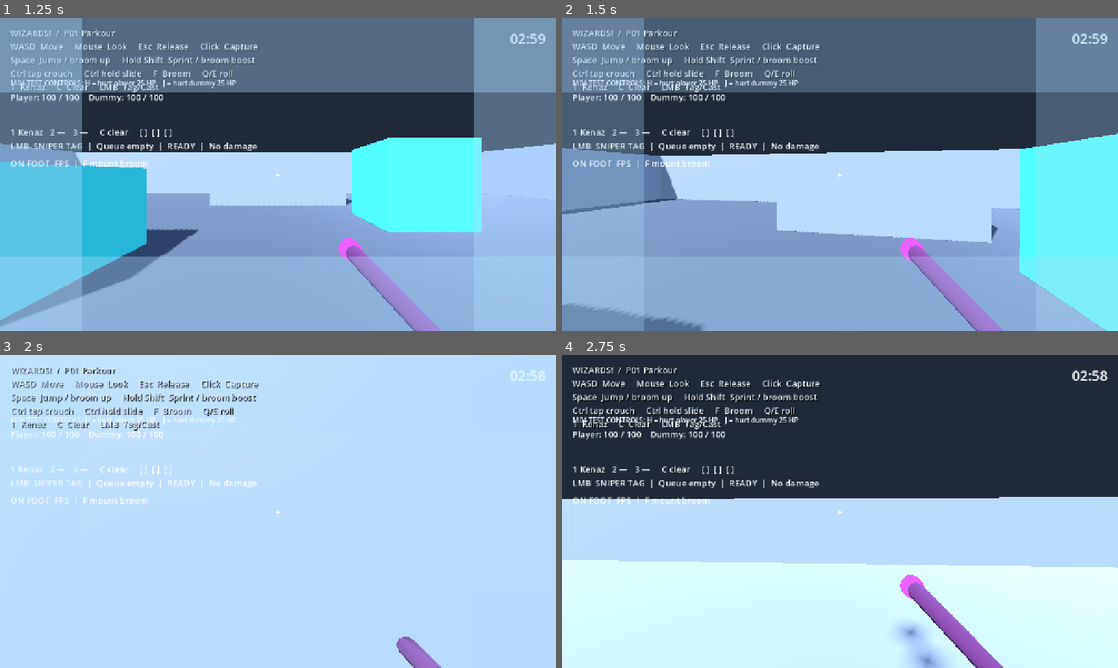
Above: before the commit, frames 1-4 (two rows, left to right).
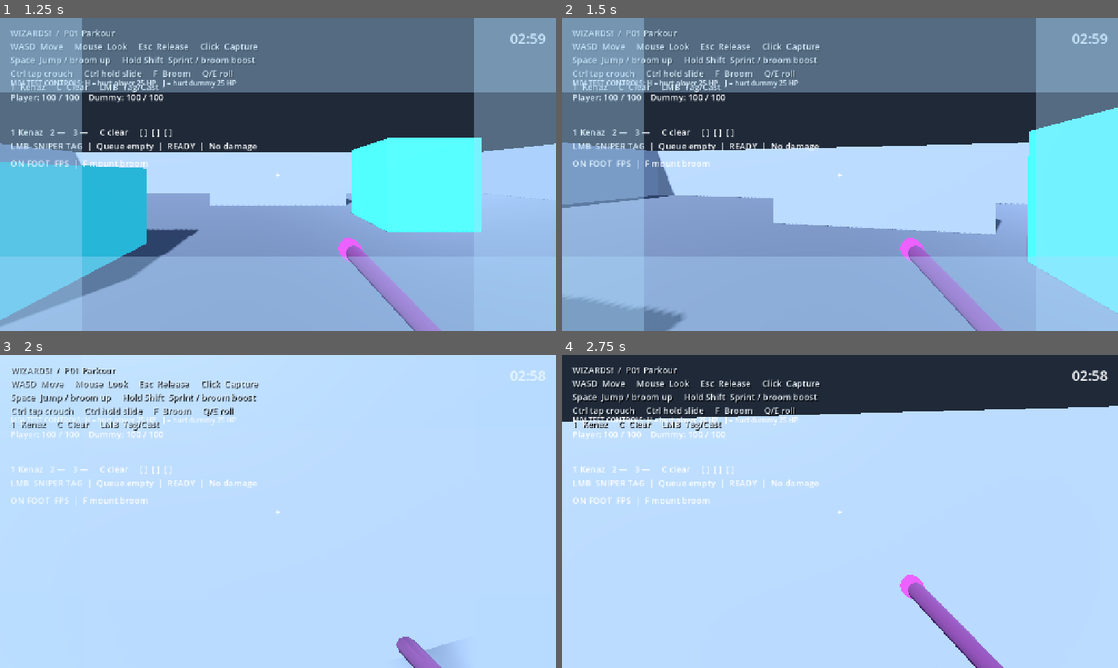
Above: after the commit, the same moments.

Repository: Addersoft/MAGICIDE-
Game: Godot game, scene res://scenes/boot/main.tscn
Two runs of this game, one before a commit and one after it. Both use one fixed random seed, a clock stepped at 60 frames per second and the inputs below.
Inputs (mouse positions are in pixels of both pictures, inside the frame that each line leads up to):
- Up to frame 1 (1.25 s): tap Enter at 0.5 s; move the mouse to (305, 174) at 0.52 s; hold W (move_forward) from 0.53 s (still down); hold Shift (sprint) from 0.53 s (still down); click (305, 174) at 0.67 s; tap Space (jump) at 0.77, 0.8, 1.07 s
- Up to frame 2 (1.5 s): keep holding W (move_forward); move the mouse to (812, 174) at 1.27 s; release Shift (sprint) at 1.28 s; tap Space (jump) at 1.35 s
- Up to frame 3 (2 s): keep holding W (move_forward); tap Space (jump) at 1.52, 1.82 s; tap Shift (sprint) at 1.55 s
- Up to frame 4 (2.75 s): keep holding W (move_forward); move the mouse to (851, 505) at 2.02 s; hold Ctrl (crouch_modifier) from 2.03 s (still down); tap Space (jump) at 2.3 s

Frame 1 is identical in both runs. In frame 2, 6.7% of the frame differs, in the area x 0-100%, y 4-100%; in frame 3, 0.3%; in frame 4, 58%, in the area x 0-100%, y 16-100%.

Commit message:
Parkour: Q/E roll restored (0.55s CD), reliable Shift+Space sprint-jump

Diff:
--- a/scripts/movement/parkour_motor.gd
+++ b/scripts/movement/parkour_motor.gd
@@ -1,18 +1,16 @@
 extends Node
-## Computes locomotion velocity; PlayerController alone invokes body movement.
-## Priority: Jump (incl. slide-jump / sprint-jump) > Roll > Slide > Ledge > Ground/Air.
-## Combat never gates movement; movement never gates combat.
+## Priority: Jump (sprint/slide) > Roll (Q/E) > Slide > Ledge > Ground/Air.
 @export_range(9.0, 30.0) var speed_cap: float = 24.0
 @export_range(35.0, 150.0) var ground_acceleration: float = 95.0
 @export_range(1.0, 34.0) var ground_braking: float = 28.0
 @export_range(1.0, 40.0) var air_acceleration: float = 22.0
 @export_range(0.1, 10.0) var slide_friction: float = 1.8
-@export_range(0.15, 0.6) var roll_duration: float = 0.38
-@export_range(8.0, 20.0) var roll_speed: float = 14.5
-@export_range(0.5, 3.0) var roll_cooldown_time: float = 0.85
-
-const BUFFER: float = 0.18
-const COYOTE: float = 0.16
+@export_range(0.15, 0.6) var roll_duration: float = 0.42
+@export_range(8.0, 22.0) var roll_speed: float = 16.0
+@export_range(0.3, 3.0) var roll_cooldown_time: float = 0.55
+
+const BUFFER: float = 0.25
+const COYOTE: float = 0.22
 var horizontal: Vector3 = Vector3.ZERO
 var state: String = "GROUND"
 var coyote: float = 0.0
@@ -100,9 +98,12 @@
 	roll_cooldown = roll_cooldown_time
 	_finish_slide()
 	var right: Vector3 = actor.view.horizontal_basis().x
+	var forward: Vector3 = -actor.view.horizontal_basis().z
 	var boost: Vector3 = right * sign * roll_speed
-	var forward_comp: Vector3 = horizontal.slide(right)
-	horizontal = (forward_comp + boost).limit_length(speed_cap)
+	var keep: Vector3 = horizontal.slide(right)
+	if keep.length() < 4.0:
+		keep = forward * maxf(horizontal.length(), 8.0)
+	horizontal = (keep + boost).limit_length(speed_cap)
 	state = "ROLL"
 	return true
 
@@ -195,13 +196,6 @@
 			else:
 				slide_time = maxf(slide_time, 0.4)
 
-	if input.has_method("dodge_requested") and input.dodge_requested() and dodge_cooldown <= 0.0 and roll_time <= 0.0:
-		var dash: Vector3 = wish.normalized() if not wish.is_zero_approx() else -actor.view.horizontal_basis().z
-		horizontal = dash * 14.0
-		dodge_time = 0.18
-		dodge_cooldown = 1.0
-		_finish_slide()
-
 	var wall: Dictionary = probe.side_wall() if not grounded else {}
 	var wall_valid: bool = not wall.is_empty() and (wall_lock <= 0.0 or wall.normal.dot(_last_wall) < 0.5)
 
@@ -220,11 +214,17 @@
 			vy = actor.jump_speed + 1.5
 			_finish_slide()
 		else:
-			if input.sprint_held() and horizontal.length() < actor.sprint_speed * 0.9:
-				var fwd: Vector3 = -actor.view.horizontal_basis().z
-				if not wish.is_zero_approx():
-					fwd = wish.normalized()
-				horizontal = fwd * actor.sprint_speed
+			var sprinting: bool = input.sprint_held()
+			var target: float = actor.sprint_speed if sprinting else maxf(horizontal.length(), actor.walk_speed)
+			var fwd: Vector3 = -actor.view.horizontal_basis().z
+			if not wish.is_zero_approx():
+				fwd = wish.normalized()
+			if horizontal.length() < target * 0.85:
+				horizontal = fwd * target
+			elif sprinting:
+				horizontal = horizontal.limit_length(speed_cap)
+				if horizontal.length() < actor.sprint_speed:
+					horizontal = horizontal.normalized() * actor.sprint_speed if horizontal.length() > 0.1 else fwd * actor.sprint_speed
 		jumped = true
 		jump_buffer = 0.0
 		coyote = 0.0
@@ -270,13 +270,14 @@
 		var roll_angle: float = progress * TAU * roll_sign
 		if actor.view.has_method("set_roll"):
 			actor.view.set_roll(roll_angle)
+		if not wish.is_zero_approx():
+			accelerate(wish.normalized(), horizontal.length(), air_acceleration * 0.5, delta)
+		if not grounded and not jumped:
+			vy -= actor.gravity * delta
 		if roll_time <= 0.0:
 			if actor.view.has_method("set_roll"):
 				actor.view.set_roll(0.0)
 			roll_sign = 0.0
-	elif dodge_time > 0.0:
-		dodge_time = maxf(0.0, dodge_time - delta)
-		state = "DODGE"
 	elif grounded and slide_time > 0.0 and not jumped:
 		slide_time = maxf(0.0, slide_time - delta)
 		horizontal = horizontal.move_toward(Vector3.ZERO, slide_friction * delta)
@@ -309,7 +310,7 @@
 
 	if grounded and not jumped:
 		vy = 0.0
-	elif not jumped:
+	elif not jumped and state != "ROLL":
 		var gravity_scale: float = 0.15 if state == "WALL RUN" else 1.0
 		if input.glide_held() and glide_budget > 0.0 and vy <= 0.0:
 			glide_budget = maxf(0.0, glide_budget - delta)
